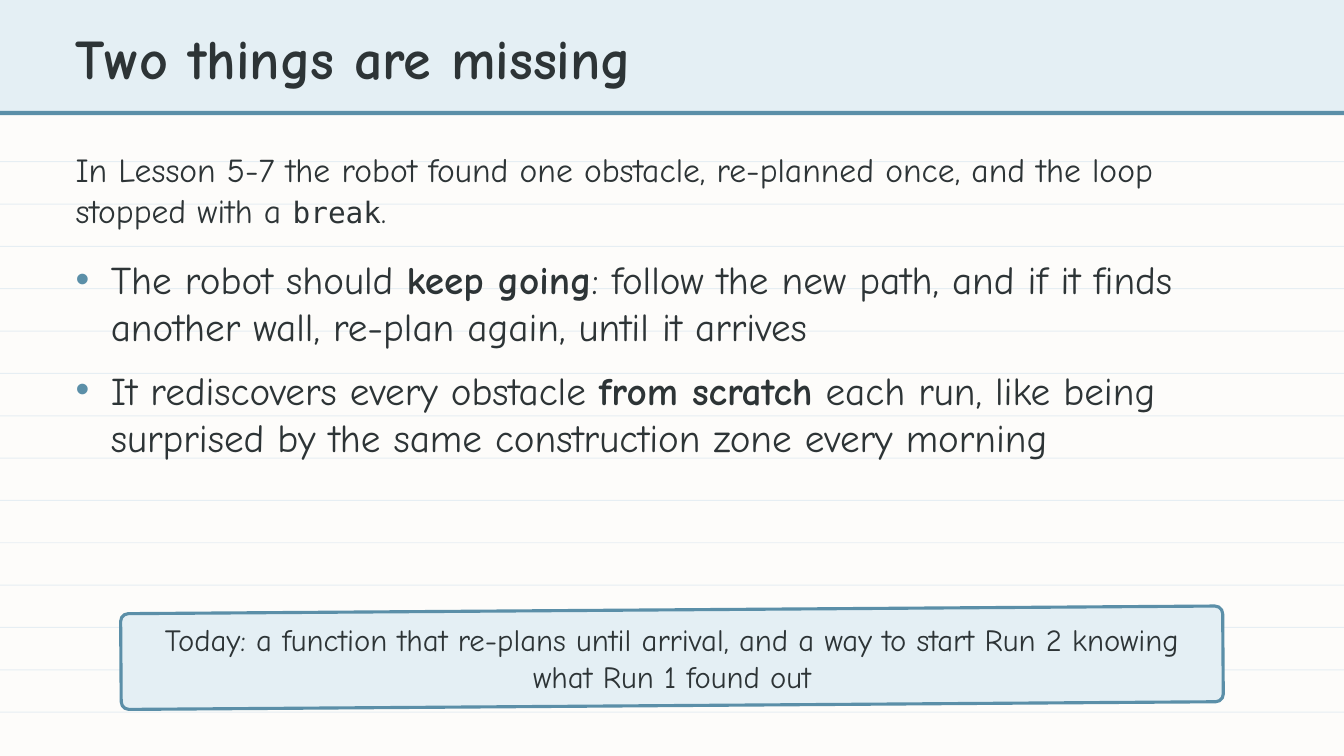
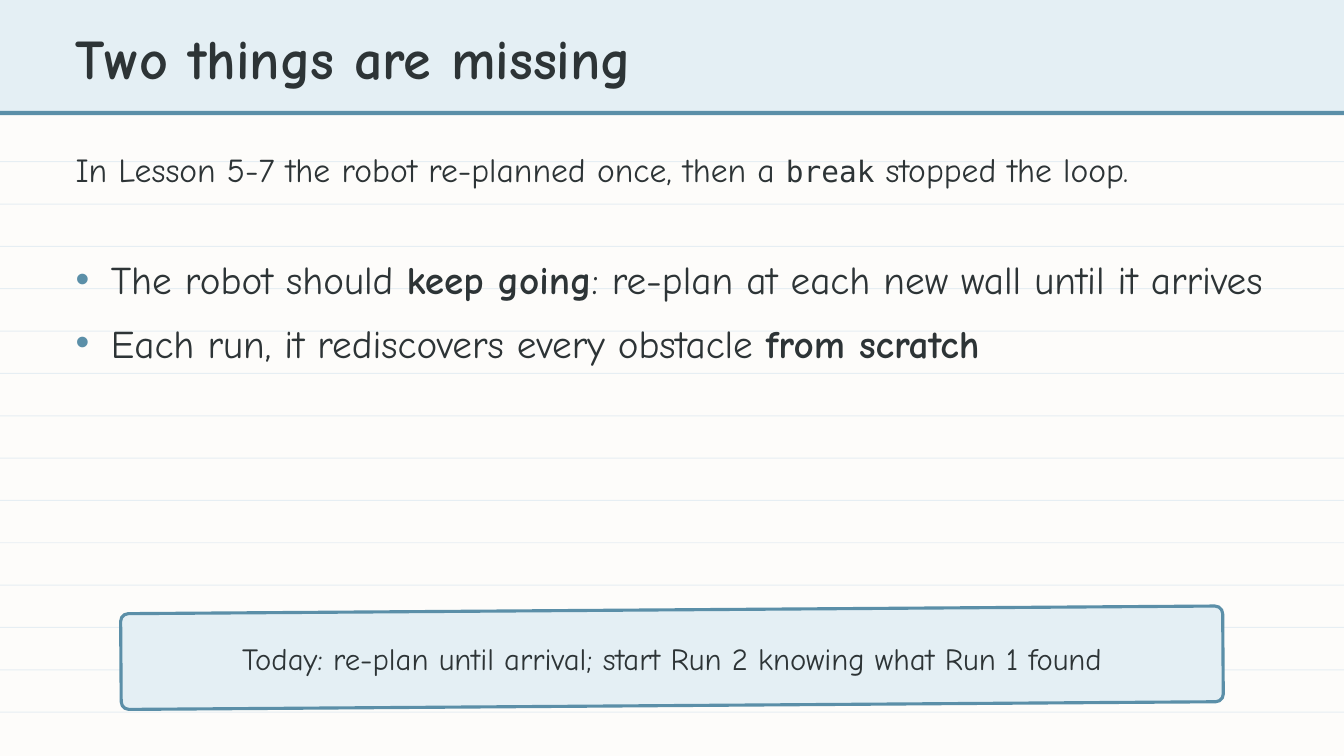
Before and after one commit to bradamiller/LearningPython, a slide deck: slide 2 of static/slides/module-05-pathfinding/module-5-lesson-08-building-experience.pptx. Drawn at 1344x756 pixels with LibreOffice and Linux fonts; fonts in the diff are those of the drawing. Boxes give left, top, right and bottom in pixels: in the first picture for what was removed or moved away, otherwise in the second. Text is boxed around its words. In the diff, an @@ line names an element or a change of style, - is before the commit and + after.

```diff
--- a/static/slides/module-05-pathfinding/module-5-lesson-08-building-experience.pptx
+++ b/static/slides/module-05-pathfinding/module-5-lesson-08-building-experience.pptx
@@ text at [76,159,1128,189]: text changed @@
-In Lesson 5-7 the robot found one obstacle, re-planned once, and the loop stopped with a break.
+In Lesson 5-7 the robot re-planned once, then a break stopped the loop.
@@ text at [111,267,1263,366]: text changed @@
-• The robot should keep going: follow the new path, and if it finds another wall, re-plan again, until it arrives
-• It rediscovers every obstacle from scratch each run, like being surprised by the same construction zone every morning
+• The robot should keep going: re-plan at each new wall until it arrives
+• Each run, it rediscovers every obstacle from scratch
@@ text at [242,649,1102,676]: text changed @@
-Today: a function that re-plans until arrival, and a way to start Run 2 knowing what Run 1 found out
+Today: re-plan until arrival; start Run 2 knowing what Run 1 found
```
Also in this commit, not shown: 22 other slides changed, 9 other files.
